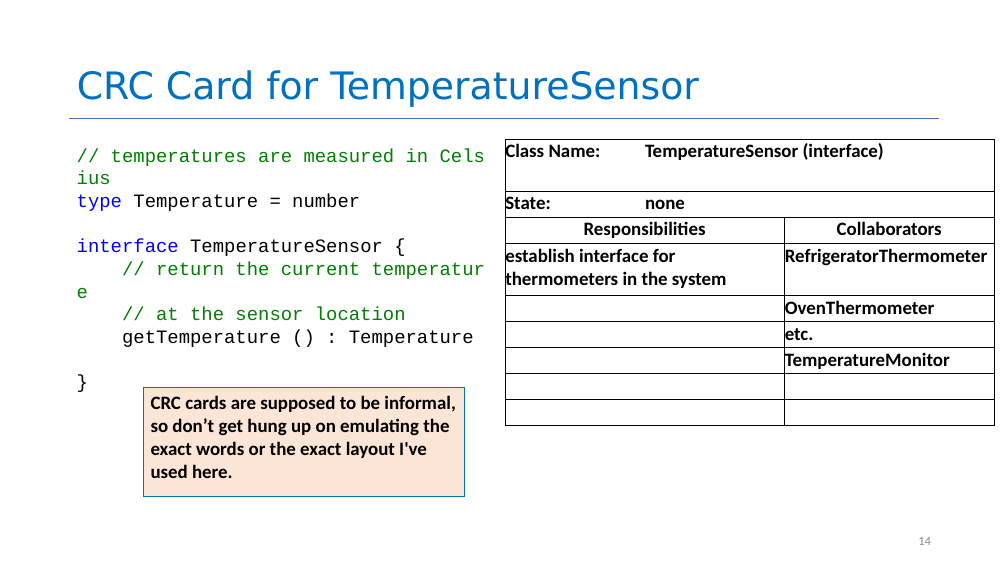
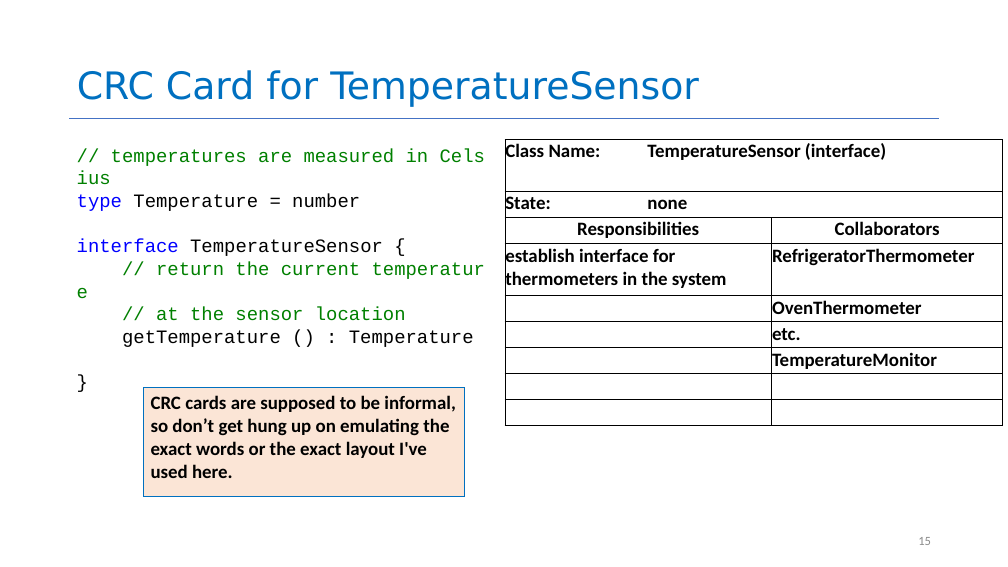
Before and after one commit to neu-se/CS4530-CS5500-Spring-2021, a slide deck: slide 15 of Slides/Lesson 2.1 Documenting Your Design.pptx (slide 14 before the commit). Drawn at 1008x567 pixels with LibreOffice and Linux fonts; fonts in the diff are those of the drawing. Boxes give left, top, right and bottom in pixels: in the first picture for what was removed or moved away, otherwise in the second. Text is boxed around its words. In the diff, an @@ line names an element or a change of style, - is before the commit and + after.

```diff
--- a/Slides/Lesson 2.1 Documenting Your Design.pptx
+++ b/Slides/Lesson 2.1 Documenting Your Design.pptx
@@ table: place and size @@
-table at <box>505,140,994,426</box>
+table at <box>505,140,1003,426</box>
@@ page number at <box>918,537,931,545</box>: text changed @@
-14
+15
```
Also in this commit, not shown: 4 other slides changed, 6 slides added, 3 other files.
